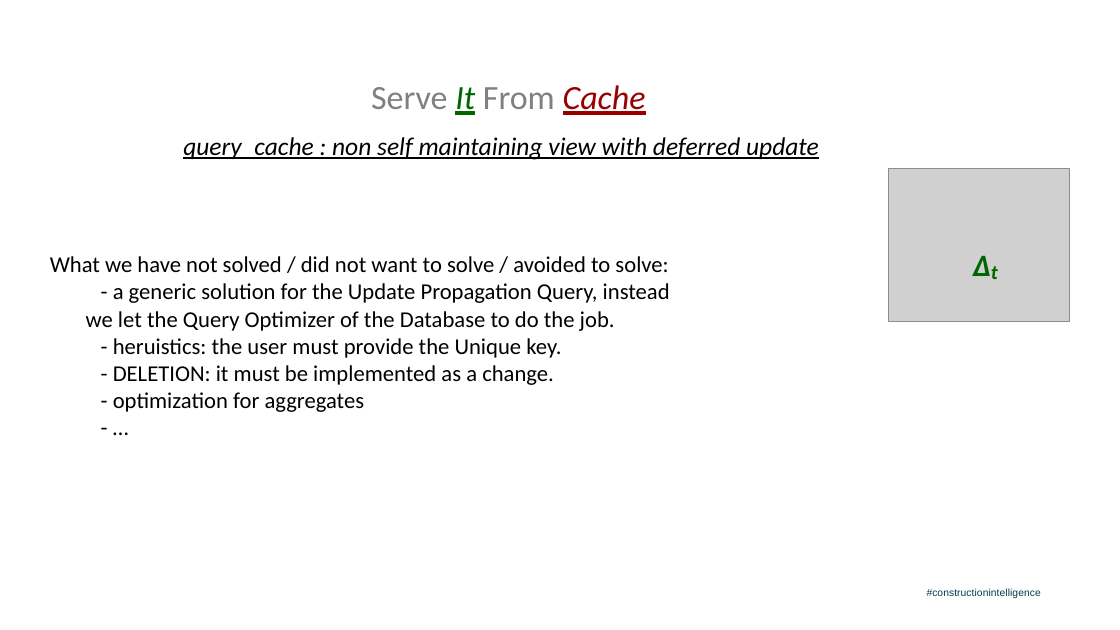
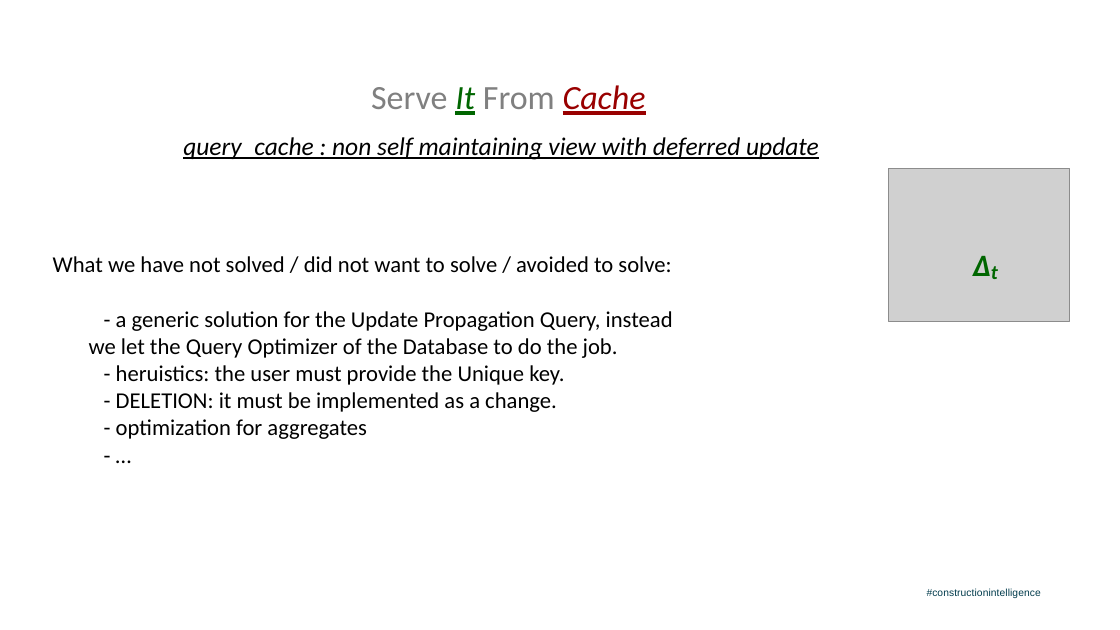
Before and after one commit to salmonix/incremental_query_cache, a slide deck: slide 23 of Milan_PgConf2019_Presentation.odp (slide 21 before the commit). Drawn at 1120x630 pixels with LibreOffice and Linux fonts; fonts in the diff are those of the drawing; grey boxes stand for pictures; background and template pictures are left out. Boxes give left, top, right and bottom in pixels: in the first picture for what was removed or moved away, otherwise in the second. Text is boxed around its words. In the diff, an @@ line names an element or a change of style, - is before the commit and + after.

```diff
--- a/Milan_PgConf2019_Presentation.odp
+++ b/Milan_PgConf2019_Presentation.odp
@@ text at [53,256,673,358]: text changed @@
-What we have not solved / did not want to solve / avoided to solve:
-- a generic solution for the Update Propagation Query, instead
-we let the Query Optimizer of the Database to do the job.
+What we have not solved / did not want to solve / avoided to solve:
+- a generic solution for the Update Propagation Query, instead
+we let the Query Optimizer of the Database to do the job.
```
Also in this commit, not shown: 3 other slides changed, 2 slides added, 1 slide removed.
